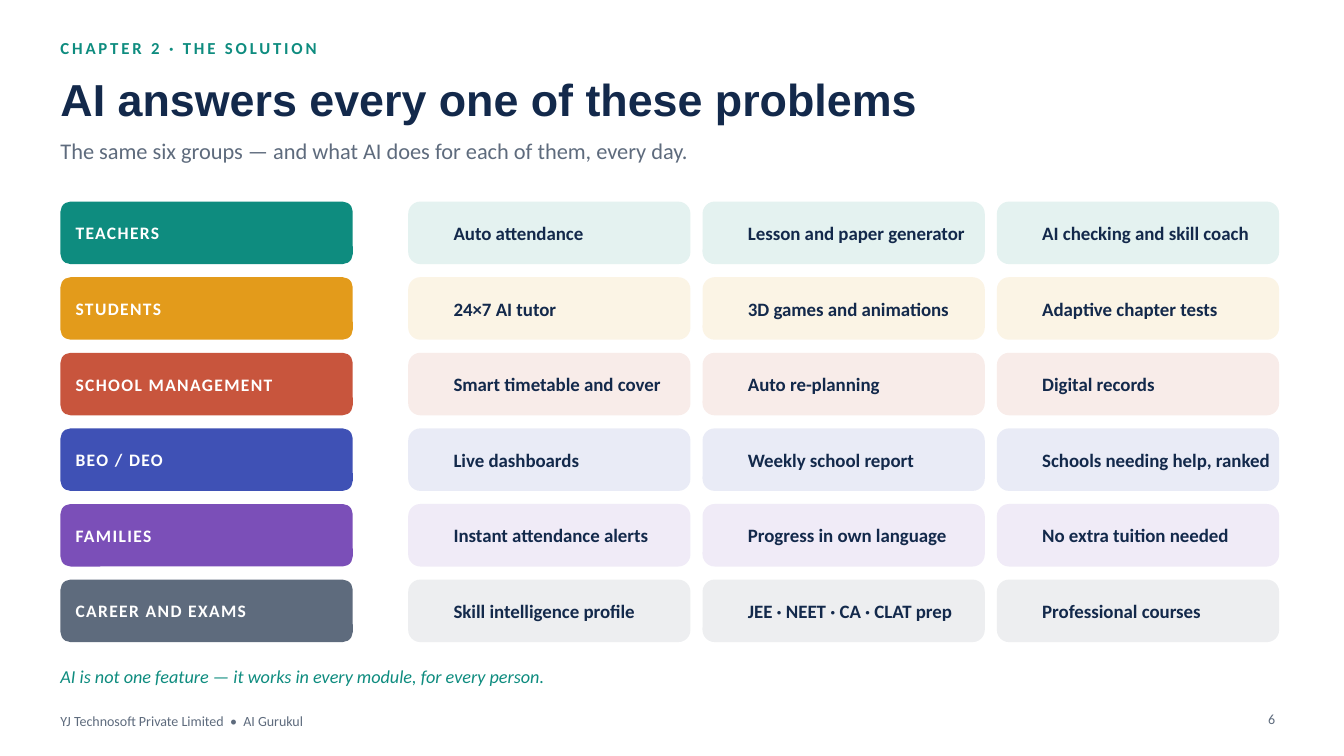
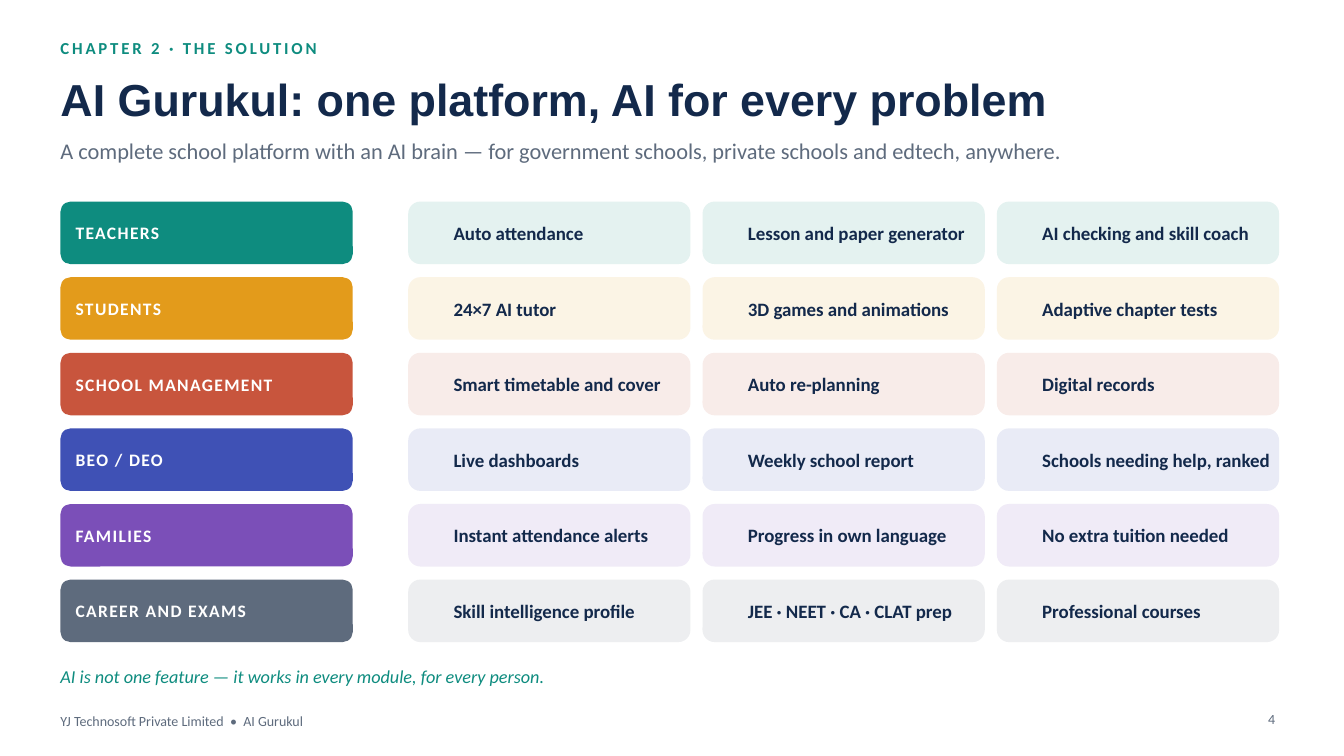
Before and after one commit to yatindradhurwe/yjtechnosoft, a slide deck: slide 4 of AI_Gurukul_Global_Pitch.pptx (slide 6 before the commit). Drawn at 1344x756 pixels with LibreOffice and Linux fonts; fonts in the diff are those of the drawing; background and template pictures are left out. Boxes give left, top, right and bottom in pixels: in the first picture for what was removed or moved away, otherwise in the second. Text is boxed around its words. In the diff, an @@ line names an element or a change of style, - is before the commit and + after.

```diff
--- a/AI_Gurukul_Global_Pitch.pptx
+++ b/AI_Gurukul_Global_Pitch.pptx
@@ title at [60,83,1047,125]: text changed @@
-AI answers every one of these problems
+AI Gurukul: one platform, AI for every problem
@@ text at [60,143,1060,163]: text changed @@
-The same six groups — and what AI does for each of them, every day.
+A complete school platform with an AI brain — for government schools, private schools and edtech, anywhere.
@@ page number at [1268,715,1275,724]: text changed @@
-6
+4
```
Also in this commit, not shown: 1 slide added, 6 slides removed.
